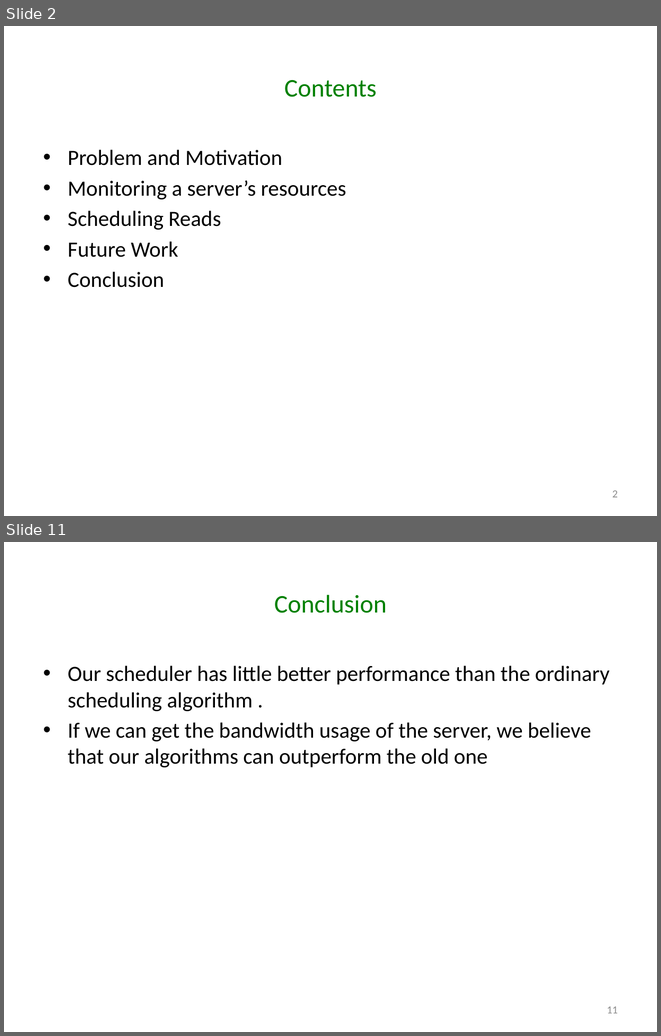
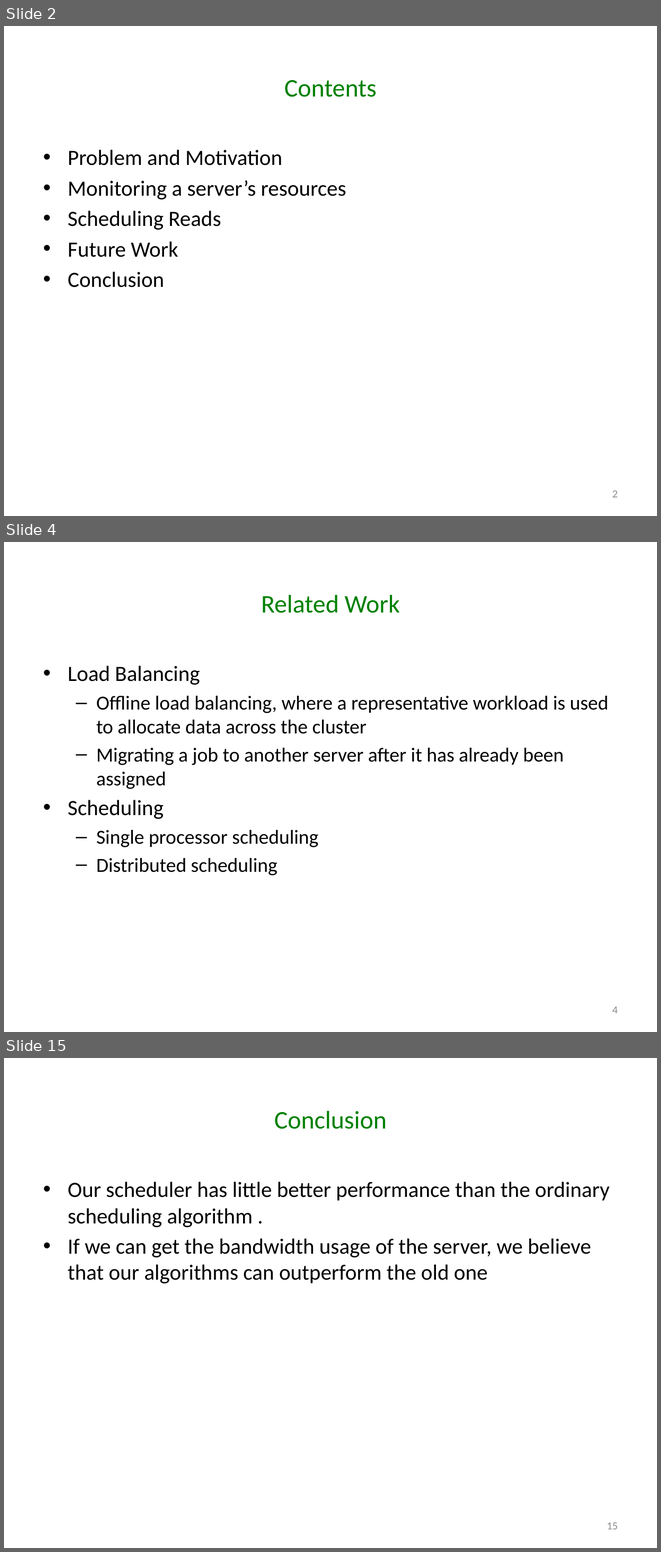
Before and after one commit to godares79/CS848-Project, a slide deck: PresentationSlides/Presentation.pptx. Shown one above the other, each under a label of ours: slides 2 and 11 before the commit, slides 2, 4 and 15 after it; the slides between them are not shown. The pictures are 661x1036 and 661x1552 pixels, drawn with LibreOffice and Linux fonts; fonts in the diff are those of the drawing. Boxes give left, top, right and bottom in pixels: in the first picture for what was removed or moved away, otherwise in the second. Text is boxed around its words. In the diff, an @@ line names an element or a change of style, - is before the commit and + after.

```diff
--- a/PresentationSlides/Presentation.pptx
+++ b/PresentationSlides/Presentation.pptx
@@ slide 4 added at [4,542,657,1032], background #FFFFFF @@
@@ title added at [261,594,400,613], 28 pt, text #008000 @@
+Related Work
@@ text added at [68,665,609,875], 22 pt, text #000000 @@
+• Load Balancing
+  – Offline load balancing, where a representative workload is used to allocate data across the cluster
+  – Migrating a job to another server after it has already been assigned
+• Scheduling
+  – Single processor scheduling
+  – Distributed scheduling
@@ page number added at [612,1006,618,1013], 12 pt, text #8C8C8C @@
+4
@@ what was slide 11 is now slide 15 @@
@@ page number at [607,1522,618,1529]: text changed @@
-11
+15
```
Also in this commit, not shown: 8 slides changed, 5 other slides added, 2 slides removed, 1 other file.
